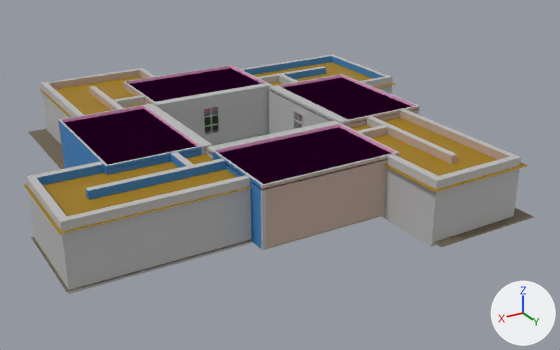
A saved change to the FBX model Assets/Meshes/Room_Loop1.fbx.
Before and after are seen from a 50 mm lens placed at (33.5, 61.9, 31.3), pointed at (-1.1, 4.3, 2.5). The axes (+X, +Y, +Z) are drawn at lower right. The lights are the same throughout. Where no turn or scale is listed for an object, it has been applied to the vertices.
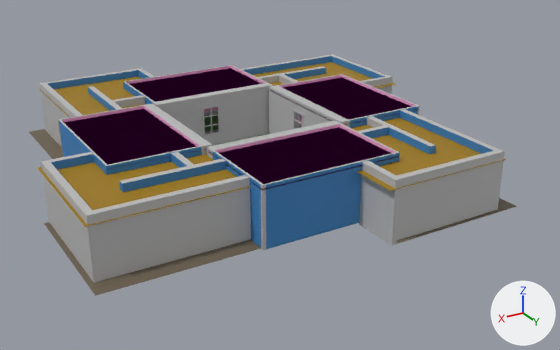
Scene script edits in JSON lines:
```json
{"block": "me_mesh", "where": "# used by ob_polysurface475; location = (0.0, 0.0, 0.0)"}
{"op": "remove", "block": "me_mesh", "code": "me_mesh.from_pydata(...)  # 2104 vertices, 3854 faces; spans x -19.5..22.3, y -19.8..22.9, z 2.2..7.8"}
{"op": "add", "block": "me_mesh", "code": "me_mesh.from_pydata(...)  # 1424 vertices, 2558 faces; spans x -19.5..20.7, y -19.8..20.7, z 2.2..7.8"}
{"block": "me_mesh", "change": "me_mesh part 1: the loose piece of 24 vertices spanning x 2.8..14.2, y -19.4..-6.5, z 2.2..7.8 is turned 180 degrees about the z axis through its middle, then moved by (-16.0, 26.8, 0.0)"}
{"block": "me_mesh", "change": "me_mesh part 2: the loose piece of 24 vertices spanning x 2.8..14.2, y -19.4..-6.5, z 2.2..7.8 is copied, and the copy is moved by (0.2, 0.0, 0.0); it spans x 3.0..14.4, y -19.3..-6.5, z 2.2..7.8"}
{"block": "me_mesh", "change": "me_mesh part 3: the loose piece of 8 vertices spanning x -14.7..-4.5, y 7.3..22.9, z 2.5 is rebuilt with 8 vertices and now spans x -15.0..-2.1, y 7.3..20.7, z 2.5"}
{"block": "me_mesh", "change": "me_mesh part 4: the loose piece of 8 vertices spanning x -13.9..-3.9, y 7.2..22.3, z 7.1 is rebuilt with 8 vertices and now spans x -13.4..-1.2, y 7.3..20.4, z 7.1"}
{"block": "me_mesh", "change": "me_mesh part 5: the loose piece of 8 vertices spanning x 7.4..22.3, y 5.0..14.5, z 7.1 is rebuilt with 8 vertices and now spans x 7.4..20.5, y 2.2..14.4, z 7.1"}
{"block": "me_mesh", "change": "me_mesh part 6: 20 vertices moved from x -9.4..-5.4, y 7.3..18.7, z 2.2..7.8 to x -9.3..-5.4, y 7.4..16.3, z 2.2..7.8; 194 vertices removed from x -13.4..-4.2, y 7.0..22.0, z 2.2..7.8"}
{"block": "me_mesh", "change": "me_mesh part 7: 26 vertices moved from x 7.4..22.3, y 5.0..14.4, z 2.2..7.8 to x 7.4..20.7, y 2.8..15.9, z 2.2..7.8; 85 vertices removed from x 10.7..13.4, y 6.0..6.6, z 2.2..6.9"}
{"block": "me_mesh", "change": "me_mesh part 8: 19 vertices moved from x 2.2..16.2, y -19.8..-6.5, z 2.2..7.8 to x 3.2..16.1, y -19.8..-6.5, z 2.2..7.8; 85 vertices removed from x 10.7..13.4, y -6.7..-6.1, z 2.2..6.9"}
{"block": "me_mesh", "change": "me_mesh part 9: 60 faces spanning x -14.8..15.9, y -15.3..16.3, z 2.2..7.8 switch from mat_cementwalls2 (beige #c0a99b) to mat_cementwall (blue #3982c1)"}
```

Location of each change, [x1, y1, x2, y2] in pixels of the pictures (560 x 350 px; the box of a moved part takes in the faces that stretch with it):
```json
{"object": "polySurface475", "change": "reshaped", "before": [24, 54, 533, 294], "after": [29, 54, 517, 296]}
{"part": 1, "of": "me_mesh", "change": "moved or reshaped", "before": [41, 68, 156, 144], "after": [359, 109, 505, 246]}
{"part": 2, "of": "me_mesh", "change": "added", "after": [40, 68, 155, 146]}
{"part": 3, "of": "me_mesh", "change": "rebuilt", "before": [433, 208, 533, 247], "after": [396, 198, 517, 243]}
{"part": 4, "of": "me_mesh", "change": "rebuilt", "before": [351, 117, 528, 192], "after": [351, 117, 506, 191], "on screen": "12% narrower"}
{"part": 5, "of": "me_mesh", "change": "rebuilt", "before": [24, 154, 252, 234], "after": [38, 154, 251, 227], "on screen": "7% narrower, 9% shorter"}
{"part": 6, "of": "me_mesh", "change": "cut back", "before": [340, 109, 521, 247]}
{"part": 7, "of": "me_mesh", "change": "cut back", "before": [26, 161, 252, 294], "after": [41, 152, 261, 296]}
{"part": 8, "of": "me_mesh", "change": "cut back", "before": [28, 86, 145, 169], "after": [29, 86, 145, 159]}
{"part": 9, "of": "me_mesh", "change": "recoloured", "before": [123, 82, 431, 249], "after": [123, 82, 431, 249]}
```
